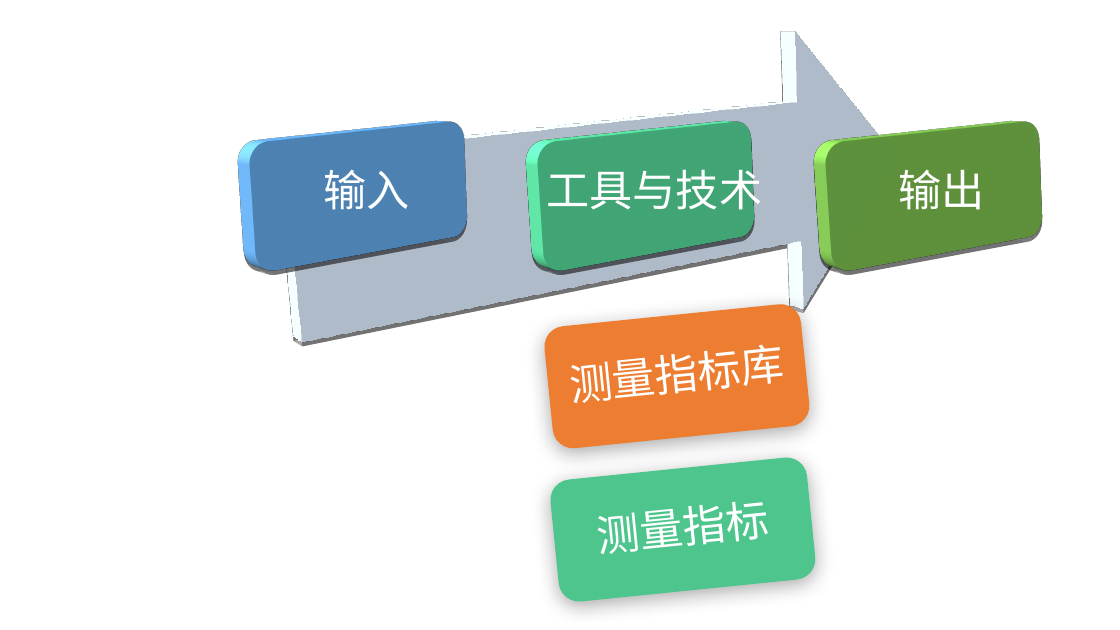
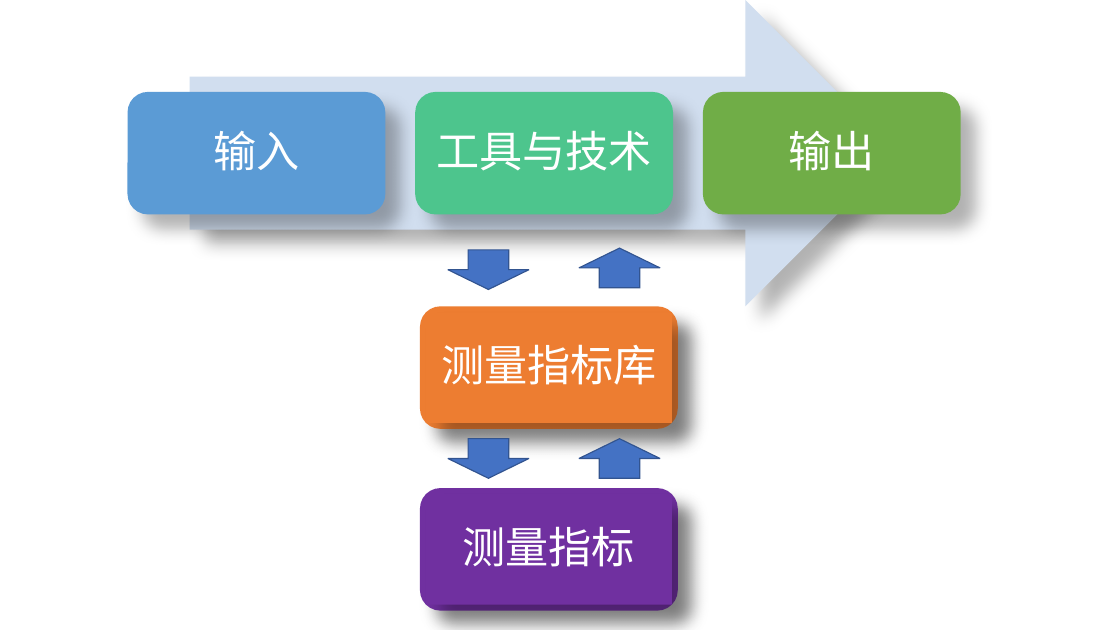
Before and after one commit to m18618368603/project_recovery, a slide deck: slide 6 of workspace/畫圖用ppt.pptx. Drawn at 1120x630 pixels with LibreOffice and Linux fonts; fonts in the diff are those of the drawing. Boxes give left, top, right and bottom in pixels: in the first picture for what was removed or moved away, otherwise in the second. Text is boxed around its words. In the diff, an @@ line names an element or a change of style, - is before the commit and + after.

```diff
--- a/workspace/畫圖用ppt.pptx
+++ b/workspace/畫圖用ppt.pptx
@@ shadow changed in 5 elements at [420,307,678,429], [190,0,899,307], [128,92,386,214], [703,92,961,214], [415,92,673,214] @@
@@ 3 texts, 3 rounded rectangles, 1 right arrow: place and size @@
-3 texts, 3 rounded rectangles, 1 right arrow at [238,39,1071,346]
+3 texts, 3 rounded rectangles, 1 right arrow at [128,0,961,307]
@@ right arrow added at [448,250,529,290], fill #4472C4, outline #325491 1 pt @@
@@ right arrow added at [579,249,660,288], fill #4472C4, outline #325491 1 pt @@
@@ rounded rectangle: place and size @@
-rounded rectangle at [548,315,806,438]
+rounded rectangle at [420,307,678,429]
@@ rectangle "测量指标库": place and size @@
-rectangle "测量指标库" at [555,321,801,432]
+rectangle "测量指标库" at [426,313,672,423]
@@ rectangle "测量指标库" at [426,313,672,423]: shadow on @@
@@ right arrow added at [448,439,529,479], fill #4472C4, outline #325491 1 pt @@
@@ right arrow added at [579,439,660,479], fill #4472C4, outline #325491 1 pt @@
@@ rounded rectangle: place and size @@
-rounded rectangle at [555,468,812,591]
+rounded rectangle at [420,488,678,611]
@@ rounded rectangle at [420,488,678,611]: fill #4DC58D to #7030A0; shadow changed @@
@@ rectangle "测量指标": place and size @@
-rectangle "测量指标" at [599,502,771,554]
+rectangle "测量指标" at [426,494,672,605]
@@ rectangle "测量指标" at [426,494,672,605]: fill none to #7030A0; shadow on @@
```
Also in this commit, not shown: 3 slides added, 5 other files.
